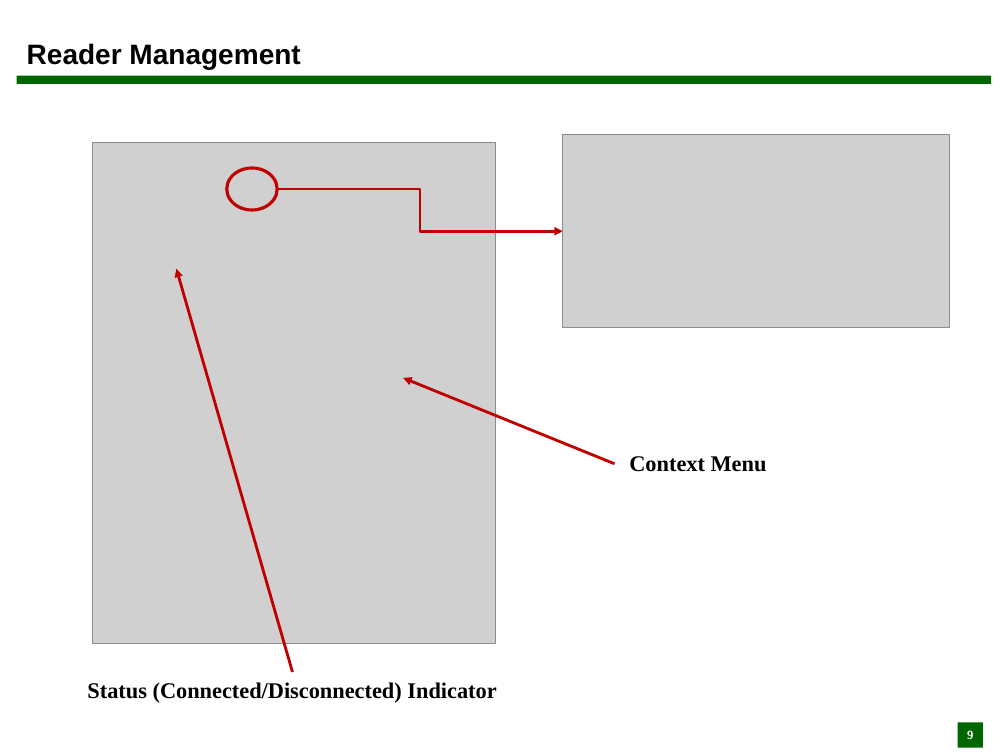
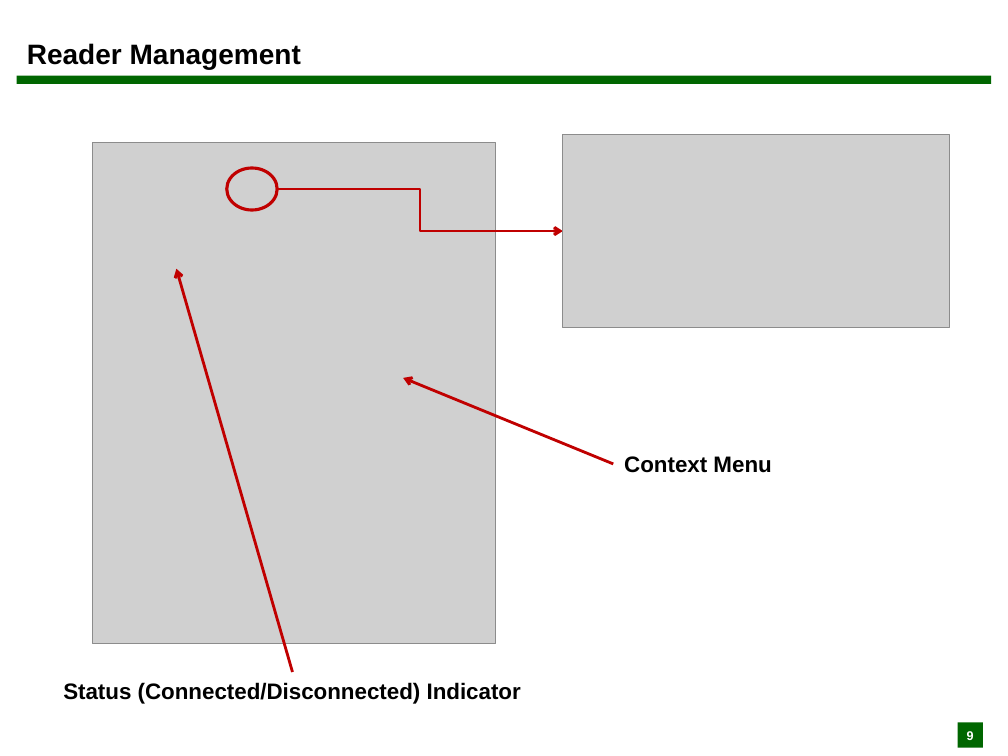
Before and after one commit to Fosstrak/fosstrak-llrp, a slide deck: slide 9 of src/site/resources/pdf/llrp_commander_UserGuide.ppt. Drawn at 1008x756 pixels with LibreOffice and Linux fonts; fonts in the diff are those of the drawing; grey boxes stand for pictures. Boxes give left, top, right and bottom in pixels: in the first picture for what was removed or moved away, otherwise in the second. Text is boxed around its words. In the diff, an @@ line names an element or a change of style, - is before the commit and + after.

```diff
--- a/src/site/resources/pdf/llrp_commander_UserGuide.ppt
+++ b/src/site/resources/pdf/llrp_commander_UserGuide.ppt
@@ font Times New Roman to Arial; line spacing 0.93 to 1 in 3 elements at <box>958,723,983,748</box>, <box>624,456,771,473</box>, <box>63,682,521,704</box> @@
@@ text "Status (Connected/Disconnected) Indicator": place and size @@
-text "Status (Connected/Disconnected) Indicator" at <box>87,682,496,703</box>
+text "Status (Connected/Disconnected) Indicator" at <box>63,682,521,704</box>
```
Also in this commit, not shown: 15 other slides changed, 1 other file.
